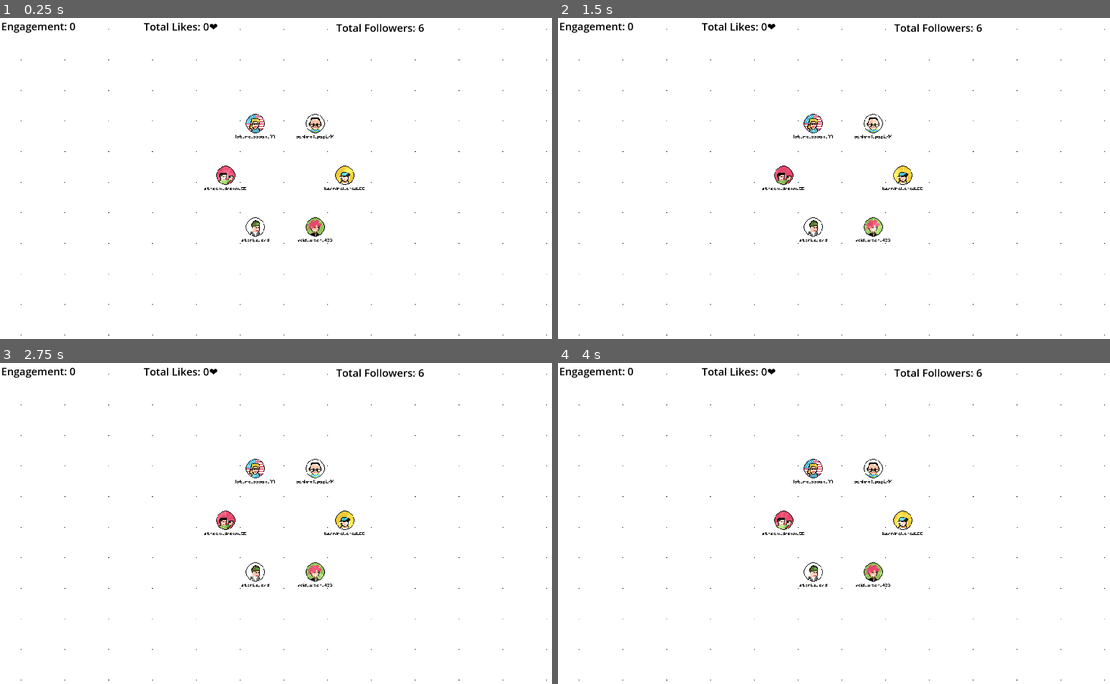
Above: before the commit, frames 1-4 (two rows, left to right).
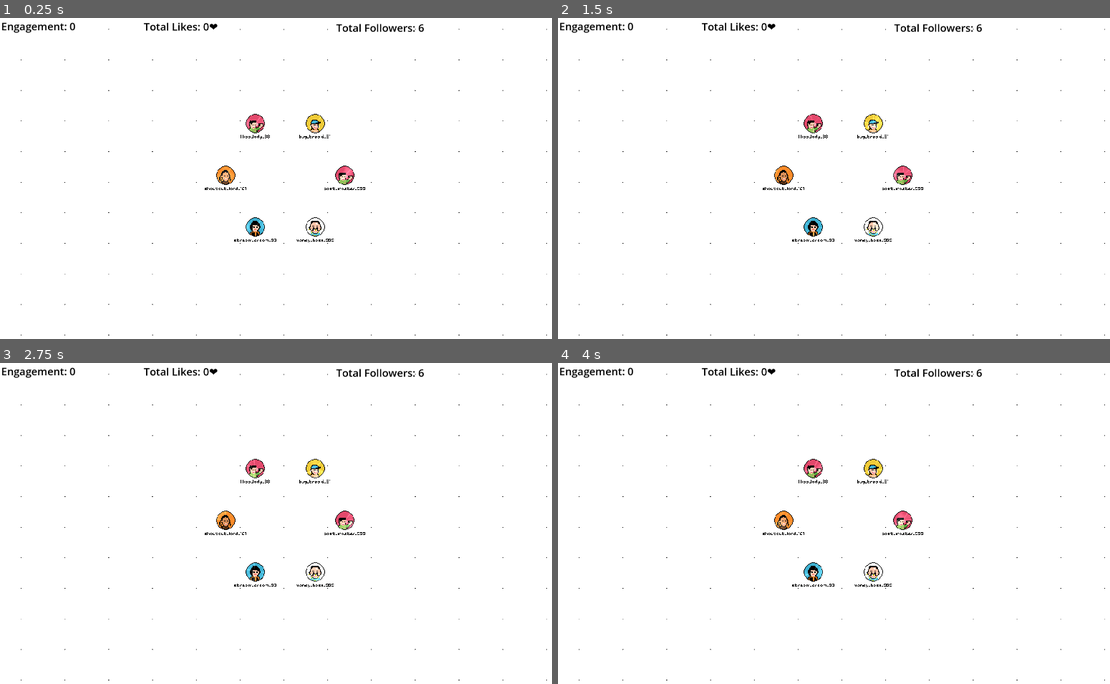
Above: after the commit, the same moments.

Repository: Pikachuxxxx/social-loops-gmtk
Game: Godot game, scene res://Scenes/main.tscn
The game is run twice, just before and just after one commit, with the same random seed, the same clock (stepped at 60 frames per second) and the same inputs.
Inputs (mouse positions are in pixels of both pictures, inside the frame that each line leads up to):
- Up to frame 1 (0.25 s): no input
- Up to frame 2 (1.5 s): tap Enter at 0.5 s; move the mouse to (972, 162) at 0.52 s; hold Enter 0.53-1.25 s; click (972, 162) at 0.67 s; drag from (729, 194) to (817, 242) at 1.27 s
- Up to frame 3 (2.75 s): tap Space at 2 s; move the mouse to (342, 452) at 2.02 s; tap F at 2.1 s; click (342, 452) at 2.17 s
- Up to frame 4 (4 s): drag from (817, 587) to (673, 475) at 2.77 s; move the mouse to (1016, 571) at 3.52 s; tap K at 3.6 s; click (1016, 571) at 3.67 s

The runs differ from the first frame. In frame 1, 1.0% of the frame differs, in the area x 36-67%, y 29-71%; in frame 2, 1.0%; in frame 3, 1.0%; in frame 4, 1.0%.

Commit message:
random spawn every frame

Diff:
--- a/Scenes/persona_node.tscn
+++ b/Scenes/persona_node.tscn
@@ -12,6 +12,7 @@
 
 [node name="PersonaNode" type="StaticBody2D"]
 texture_filter = 1
+position = Vector2(-1, 0)
 script = ExtResource("1_wxeb3")
 
 [node name="NodeCollisionShape2D" type="CollisionShape2D" parent="."]
--- a/Scripts/PersonaTypes.gd
+++ b/Scripts/PersonaTypes.gd
@@ -6,6 +6,7 @@
 	INFLUENCER,
 	KAREN,
 	SUGARDADDY,
+	GENERIC,
 	## will be added later
 	#CAT_LOVER,
 	#DOG_LOVER,
@@ -18,34 +19,238 @@
 	#LURKER,
 	## special characters
 	ZUCK,  # Mark Zuckerberg (Admin)
-	SNOOP_DOGG, # Snoop Dogg
-	SEONGI_HUN, # Seong Gi-Hun from Squid Game
-	SAE_BYEOK, # Sae-Byeok from Squid Game
-	SPOCK, # Spock from Star Trek
+	#SNOOP_DOGG, # Snoop Dogg
+	#SEONGI_HUN, # Seong Gi-Hun from Squid Game
+	#SAE_BYEOK, # Sae-Byeok from Squid Game
+	#SPOCK, # Spock from Star Trek
+	EMINEM, # Eminem
 	MAX_PERSONA_TYPES # This should always be the last item
-
 }
 
 ## This is where we have different types of personas and their variant resource files
-const PERSONA_TYPE_RESOURCES = {
-	PERSONA_TYPE.TECH_BRO: ["res://Personas/Persona_TechBro_0.tres"],
-	PERSONA_TYPE.GOTH_GIRL: ["res://Personas/Persona_GothGirl_0.tres"],
-	PERSONA_TYPE.FINANCE_BRO: ["res://Personas/Persona_FinanceBro_0.tres"],
-	PERSONA_TYPE.INFLUENCER: ["res://Personas/Persona_Influencer_0.tres"],
-	PERSONA_TYPE.KAREN: ["res://Personas/Persona_Karen_0.tres"],
-	PERSONA_TYPE.SUGARDADDY: ["res://Personas/Persona_SugarDaddy_0.tres"],
-	#PERSONA_TYPE.CAT_LOVER: ["res://Resources/Personas/CatLover.tres"],
-	#PERSONA_TYPE.DOG_LOVER: ["res://Resources/Personas/DogLover.tres"],
-	#PERSONA_TYPE.TROLL: ["res://Resources/Personas/Troll.tres"],
-	#PERSONA_TYPE.REPOSTER: ["res://Resources/Personas/Reposter.tres"],
-	#PERSONA_TYPE.ZEALOT: ["res://Resources/Personas/Zealot.tres"],
-	#PERSONA_TYPE.CLICKBAITER: ["res://Resources/Personas/Clickbaiter.tres"],
-	#PERSONA_TYPE.ANARCHIST: ["res://Resources/Personas/Anarchist.tres"],
-	#PERSONA_TYPE.CLOUT_CHASER: ["res://Resources/Personas/CloutChaser.tres"],
-	#PERSONA_TYPE.LURKER: ["res://Resources/Personas/Lurker.tres"],
-	PERSONA_TYPE.ZUCK: ["res://Personas/Persona_Zuck_0.tres"],
-	PERSONA_TYPE.SNOOP_DOGG: ["res://Personas/Persona_SnoopDogg_0.tres"],
-	PERSONA_TYPE.SEONGI_HUN: ["res://Personas/Persona_SeongiHun_0.tres"],
-	PERSONA_TYPE.SAE_BYEOK: ["res://Personas/Persona_SaeByeok_0.tres"],
-	PERSONA_TYPE.SPOCK: ["res://Personas/Persona_Spock_0.tres"]
+#const PERSONA_TYPE_RESOURCES = {
+#	PERSONA_TYPE.TECH_BRO: ["res://Personas/Persona_TechBro_0.tres"],
+#	PERSONA_TYPE.GOTH_GIRL: ["res://Personas/Persona_GothGirl_0.tres"],
+#	PERSONA_TYPE.FINANCE_BRO: ["res://Personas/Persona_FinanceBro_0.tres"],
+#	PERSONA_TYPE.INFLUENCER: ["res://Personas/Persona_Influencer_0.tres"],
+#	PERSONA_TYPE.KAREN: ["res://Personas/Persona_Karen_0.tres"],
+#	PERSONA_TYPE.SUGARDADDY: ["res://Personas/Persona_SugarDaddy_0.tres"],
+#	PERSONA_TYPE.EMINEM: ["res://Personas/Persona_Eminem_0.tres"],
+#	PERSONA_TYPE.ZUCK: ["res://Personas/Persona_Zuck_0.tres"],
+#	#PERSONA_TYPE.SNOOP_DOGG: ["res://Personas/Persona_SnoopDogg_0.tres"],
+#	#PERSONA_TYPE.SEONGI_HUN: ["res://Personas/Persona_SeongiHun_0.tres"],
+#	#PERSONA_TYPE.SAE_BYEOK: ["res://Personas/Persona_SaeByeok_0.tres"],
+#	#PERSONA_TYPE.SPOCK: ["res://Personas/Persona_Spock_0.tres"]
+#}
+
+const PERSONA_PICS = {
+	PERSONA_TYPE.TECH_BRO: "res://assets/image/dps/tech_bro.png",
+	PERSONA_TYPE.GOTH_GIRL: "res://assets/image/dps/goth_person.png",
+	PERSONA_TYPE.FINANCE_BRO: "res://assets/image/dps/finance_bro.png",
+	PERSONA_TYPE.INFLUENCER: "res://assets/image/dps/influencer_he.png",
+	PERSONA_TYPE.KAREN: "res://assets/image/dps/karen.png",
+	PERSONA_TYPE.SUGARDADDY: "res://assets/image/dps/sugar_daddy.png",
+	PERSONA_TYPE.GENERIC: ["res://assets/image/dps/persona_1.png",
+	"res://assets/image/dps/persona_2.png",
+	"res://assets/image/dps/persona_3.png",
+	"res://assets/image/dps/persona_4.png",
+	"res://assets/image/dps/persona_5.png"],
+	PERSONA_TYPE.EMINEM: "res://assets/image/dps/eminem_1.png",
+	PERSONA_TYPE.ZUCK: "res://assets/image/dps/zuck.png",
 }
+
+static var GROUPS_MAP = {
+	"TECH_BRO": [
+		"code_boi_420💻",
+		"debug_daddy_007",
+		"silicon_dreamz_98🌌",
+		"keyboard_crusher_xx",
+		"stack_lord_69👑",
+		"cloud_clown_777☁️",
+		"byte_bandito_404",
+		"terminal_chad_88💻",
+		"bug_broski_91🐞",
+		"compile_king_55⚙️",
+		"syntax_lord_333🔥",
+		"tech_freak_22",
+		"api_lover_101✨",
+		"quantum_hypez_88🧠",
+		"dev_dominator_77🚀",
+		"backend_baller_96",
+		"frontend_frenzy_42💡",
+		"code_crasher_99💾",
+		"binary_boi_666📈",
+		"pixel_pirate_55🎨",
+		"cache_king_88",
+		"git_savage_24⚡",
+		"keyboard_knight_99⚔️",
+		"terminal_tyrant_xx🔥"
+	],
+	"GOTH_GIRL": [
+		"bat_queen_420🦇",
+		"shadow_princess_99🌑",
+		"velvet_vampire_666🩸",
+		"midnight_freakz_77🌌",
+		"raven_babe_101",
+		"eclipse_goth_88🌒",
+		"doom_dancer_333🖤",
+		"goth_cobweb_999🕸️",
+		"sinister_sis_88",
+		"batgirl_4eva⚰️",
+		"morbid_lady_55",
+		"phantom_queen_007👻",
+		"rose_goddess_666💔",
+		"dark_nymph_77🌙",
+		"nocturnal_angel_99🕶️",
+		"grim_babe_88💀",
+		"void_witch_420✨",
+		"haunted_harmony_99🎵",
+		"mystic_morticia_xx🔮",
+		"abyss_beauty_444👑",
+		"black_rose_girl🖤",
+		"shroud_soul_77🧙‍♀️",
+		"bat_babe_99👩‍🎤"
+	],
+	"FINANCE_BRO": [
+		"stonks_king_420📈",
+		"money_master_99💰",
+		"refund_boi_101💸",
+		"penny_hustler_77💵",
+		"cash_crook_007🤑",
+		"stonks_daddy_44📊",
+		"bankroll_boss_99🏦",
+		"dividend_dude_88💹",
+		"stonks_lord💸",
+		"cash_cow_55🐄",
+		"wallstreet_bae_88🏢",
+		"profit_prince_999",
+		"stonks_savage_22📈",
+		"money_babe_101💰",
+		"refund_queen_777",
+		"cash_boi_66🤑",
+		"stonks_mogul_99💸",
+		"dividend_guru_333💹",
+		"profit_master_88💵",
+		"stonks_wizard_101📊",
+		"bankroll_lord_55🏦",
+		"stonks_chad_77💰",
+		"money_maven_99💸",
+		"cash_guru_88📈",
+		"stonks_freak_55💹"
+	],
+	"INFLUENCER": [
+		"filter_queen_99✨",
+		"selfie_babe_101📸",
+		"likes_lord_420👍",
+		"viral_maven_77📊",
+		"story_savage_333📖",
+		"hashtag_hero_88🏷️",
+		"content_boi_66📱",
+		"post_master_999📮",
+		"trend_tyrant_55📈",
+		"shoutout_babe_88📣",
+		"brand_boss_101💼",
+		"stream_dream_99🎥",
+		"followers_freak_77👥",
+		"filter_goddess_333✨",
+		"caption_king_44🖋️",
+		"likes_lady_88👍",
+		"viral_babe_101📊",
+		"story_queen_55📖",
+		"hashtag_guru_99🏷️",
+		"content_master_77📱",
+		"post_god_999📮",
+		"trend_babe_88📈",
+		"shoutout_lord_101📣",
+		"brand_guru_333💼",
+		"stream_king_44🎥"
+	],
+	"KAREN": [
+		"karen_queen_999📞",
+		"manager_babe_420🎤",
+		"let_me_call_66📱",
+		"refund_lady_007💰",
+		"coupon_mama_77💵",
+		"angry_chick_333😡",
+		"wine_night_88🍷",
+		"complain_savage_999📣",
+		"refund_dreamz_55💳",
+		"angry_lord_101📞",
+		"manager_boss_88🎤",
+		"coupon_queen_99💰",
+		"let_me_speak_77📱",
+		"angry_goddess_333😡",
+		"wine_freakz_44🍷",
+		"complain_champion_999📣",
+		"manager_hero_55💳",
+		"refund_boss_88📞",
+		"angry_babe_101🎤",
+		"coupon_princess_77💰",
+		"let_me_manage_99📱",
+		"wine_maven_333🍷",
+		"complain_master_44📣",
+		"manager_guru_999💳"
+	],
+	"SUGARDADDY": [
+		"sugar_boi_007💸",
+		"richer_dad_77💎",
+		"money_master_333💰",
+		"wealthy_hero_88🏦",
+		"bankroll_guru_999🏦",
+		"sugar_lord_66💸",
+		"richer_king_101💎",
+		"money_babe_55💰",
+		"wealthy_god_99🏦",
+		"bankroll_dreamz_77💸",
+		"sugar_prince_333💎",
+		"richer_maven_44💰",
+		"money_boss_999🏦",
+		"wealthy_lord_55💸",
+		"bankroll_master_88💎",
+		"sugar_queen_101💰",
+		"richer_babe_99🏦",
+		"money_guru_77💸",
+		"wealthy_champ_333💎",
+		"bankroll_hero_44💰",
+		"sugar_maven_999🏦"
+	],
+	"ZUCK": ["Zuck"],
+	"EMINEM": ["Eminem"]
+}
+
+static func get_random_username(persona_type: String) -> String:
+	if GROUPS_MAP.has(persona_type):
+		var group_names = GROUPS_MAP[persona_type]
+		if group_names.size() > 0:
+			return group_names[randi() % group_names.size()]
+	return "user"  # Fallback if no groups are defined for the persona type
+
+static func pick_random_persona_type() -> PERSONA_TYPE:
+	# Weighted probabilities:
+	#  - GENERIC: ~60%
+	#  - Any prototype: ~38%
+	#  - ZUCK: ~1%
+	#  - EMINEM: ~1%
+	var roll = randf()
+	if roll < 0.60:
+		# GENERIC, but assign a prototype internally if needed
+		return PERSONA_TYPE.GENERIC
+	elif roll < 0.98:
+		# Prototypes (TECH_BRO to SUGARDADDY)
+		var proto_index = randi() % PERSONA_TYPE.GENERIC
+		return proto_index
+	elif roll < 0.995:
+		return PERSONA_TYPE.ZUCK
+	else:
+		return PERSONA_TYPE.EMINEM
+
+static func get_random_prototype() -> PERSONA_TYPE:
+	return randi() % PERSONA_TYPE.GENERIC
+
+static func get_persona_pic(persona_type: PERSONA_TYPE) -> String:
+	if PERSONA_PICS.has(persona_type):
+		var pic = PERSONA_PICS[persona_type]
+		if typeof(pic) == TYPE_ARRAY:
+			return pic[randi() % pic.size()]
+		return pic
+	return "res://assets/image/dps/persona_3.png"  # Fallback if no picture is defined for the persona type
--- a/Scripts/main.gd
+++ b/Scripts/main.gd
@@ -1,4 +1,8 @@
 extends Node2D
+
+var last_spawn_time: int = 0
+const SPAWN_TIME: int = 15000 # 15 seconds
+const NUM_SPAWN: int = 3 # Number of personas to spawn each time
 
 const PERT = preload("res://Scripts/PersonaTypes.gd")
 const IM = preload("res://Scripts/PersonaNode.gd")
@@ -32,6 +36,41 @@
 
 			draw_line(points[0], points[1], group.get_group_color(), 3, false)
 
+func create_random_persona() -> Persona:
+	var persona : Persona = Persona.new()
+	persona.persona_type = PERT.pick_random_persona_type()
+	var dp = PERT.get_persona_pic(persona.persona_type)
+	print(dp)
+	persona.display_pic = load(dp)
+	if(persona.persona_type == PERT.PERSONA_TYPE.GENERIC):
+		persona.persona_type = PERT.get_random_prototype()
+
+	var persona_type_str = PERT.PERSONA_TYPE.keys()[persona.persona_type]
+	persona.user_name = PERT.get_random_username(persona_type_str)
+	print(persona_type_str)
+	persona.occupation = "None"
+	persona.age = 20 + randi() % 30 # Random age between 20 and 50
+	# random;y set random number of likes and dislikes
+	persona.likes = 1 << (randi() % PERT.PERSONA_TYPE.MAX_PERSONA_TYPES)
+	persona.dislikes = 1 << (randi() % PERT.PERSONA_TYPE.MAX_PERSONA_TYPES)
+	# Randomly set drama, tolerance, and influence
+	persona.drama = randf() * 2.0 - 1.0
+	persona.tolerance = randf() * 2.0 - 1.0
+	persona.influence = randf() * 2.0 - 1.0
+	persona.variant_idx = 0
+
+	var num_likes = randi() % PERT.PERSONA_TYPE.MAX_PERSONA_TYPES + 1
+	var num_dislikes = randi() % PERT.PERSONA_TYPE.MAX_PERSONA_TYPES + 1
+
+	for l in num_likes:
+		var bit = 1 << (randi() % PERT.PERSONA_TYPE.MAX_PERSONA_TYPES)
+		persona.likes |= bit
+
+	for d in num_dislikes:
+		var bit = 1 << (randi() % PERT.PERSONA_TYPE.MAX_PERSONA_TYPES)
+		persona.dislikes |= bit
+	return persona
+
 # Called when the node enters the scene tree for the first time.
 func _ready() -> void:
 	var count = 6
@@ -40,10 +79,9 @@
 	for i in range(count):
 		var angle = (2.0 * PI / count) * i
 		var pos = center + Vector2(cos(angle), sin(angle)) * radius
-		var personaResourceVariants : Array = PERT.PERSONA_TYPE_RESOURCES[i]
-		# TOD: In future we can randomly pick a variant
-		var personaResVariant = personaResourceVariants[0];
-		var persona: Persona = load(personaResVariant)
+
+		# randomly create a persona type
+		var persona: Persona = create_random_persona()
 		var node: PersonaNode = nodeScene.instantiate() as PersonaNode
 		node.id = i
 		node.position = pos
@@ -54,8 +92,26 @@
 	queue_redraw()
 	zuck = get_tree().get_root().get_node("Node2D/ZuckAlg") as Zuck
 
+func spawn_random_persona() -> void:
+	var persona: Persona = create_random_persona()
+	var node: PersonaNode = nodeScene.instantiate() as PersonaNode
+	node.id = Globals.g_nodes.size()
+	node.position = Vector2(randf() * get_viewport_rect().size.x, randf() * get_viewport_rect().size.y)
+	persona.id = node.id
+	node.init(persona)
+	Globals.g_nodes.append(node)
+	add_child(node)
+	queue_redraw()
+
 # Called every frame. 'delta' is the elapsed time since the previous frame.
 func _process(delta: float) -> void:
+	# every 10 seconds create 5 new personas, just check time and spawn them
+	var now = Time.get_ticks_msec()
+	if now - last_spawn_time >= SPAWN_TIME:
+		last_spawn_time = now
+		for i in range(NUM_SPAWN):
+			spawn_random_persona()
+
 	zuck.process(delta)
 	wiggle.process(delta, func ():
 		# Wiggle detected
Binary file added: assets/image/dps/zuck.png
